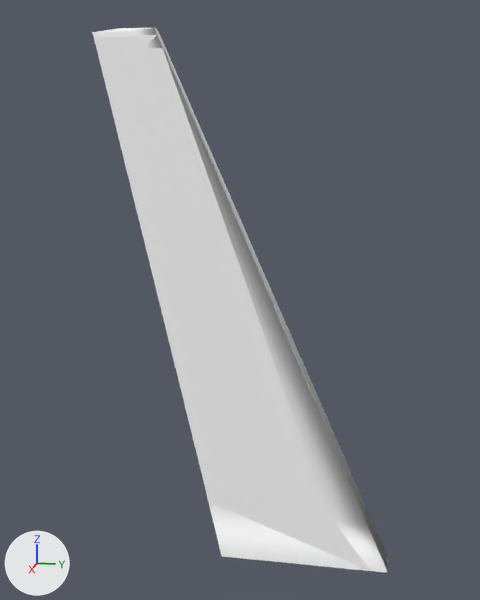
An edit to the OBJ model data/models/erj195_rudder.obj, drawn before and after from the same camera.
Rendered twice from a camera (50 mm lens) standing at (6.84, -16.52, 7.28) and looking at (-0.02, -17.89, 5.57). The lights are fixed; the arrows at lower left show +X, +Y and +Z. The picture after the commit comes second. Where no turn or scale is listed for an object, it has been applied to the vertices.

Names of what the first picture shows: 'erj195_rudder'.
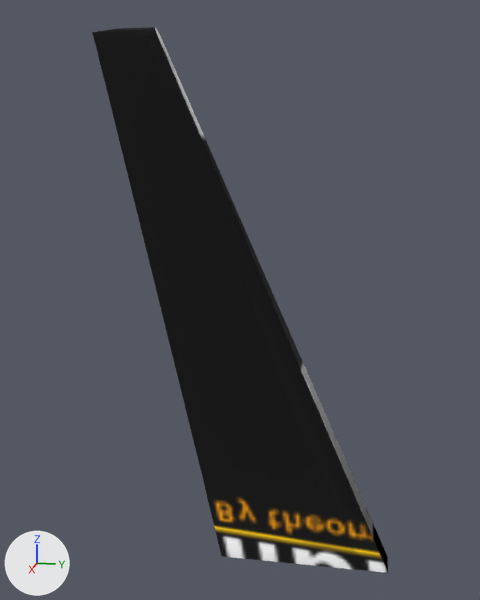
What differs and where, as boxes [x1, y1, x2, y2] in the pictures (480 x 600 px):
'erj195_rudder', recoloured (white to black): [92, 27, 388, 573] in both

The change in detail:
Picture 'blank195.png' (img_blank195_png) is new.
Material 'mat1_blank195' (mat_mat1_blank195) is new.
Its texture is img_blank195_png.
Its roughness is 1.0.
me_erj195_rudder has 35 vertices, 82 faces and spans x -0.14..0.16, y -19.42..-16.17, z 2.41..8.34.
me_erj195_rudder no longer uses material mat_mat1 (white #ffffff).
me_erj195_rudder gains material mat_mat1_blank195 (picture img_blank195_png).
